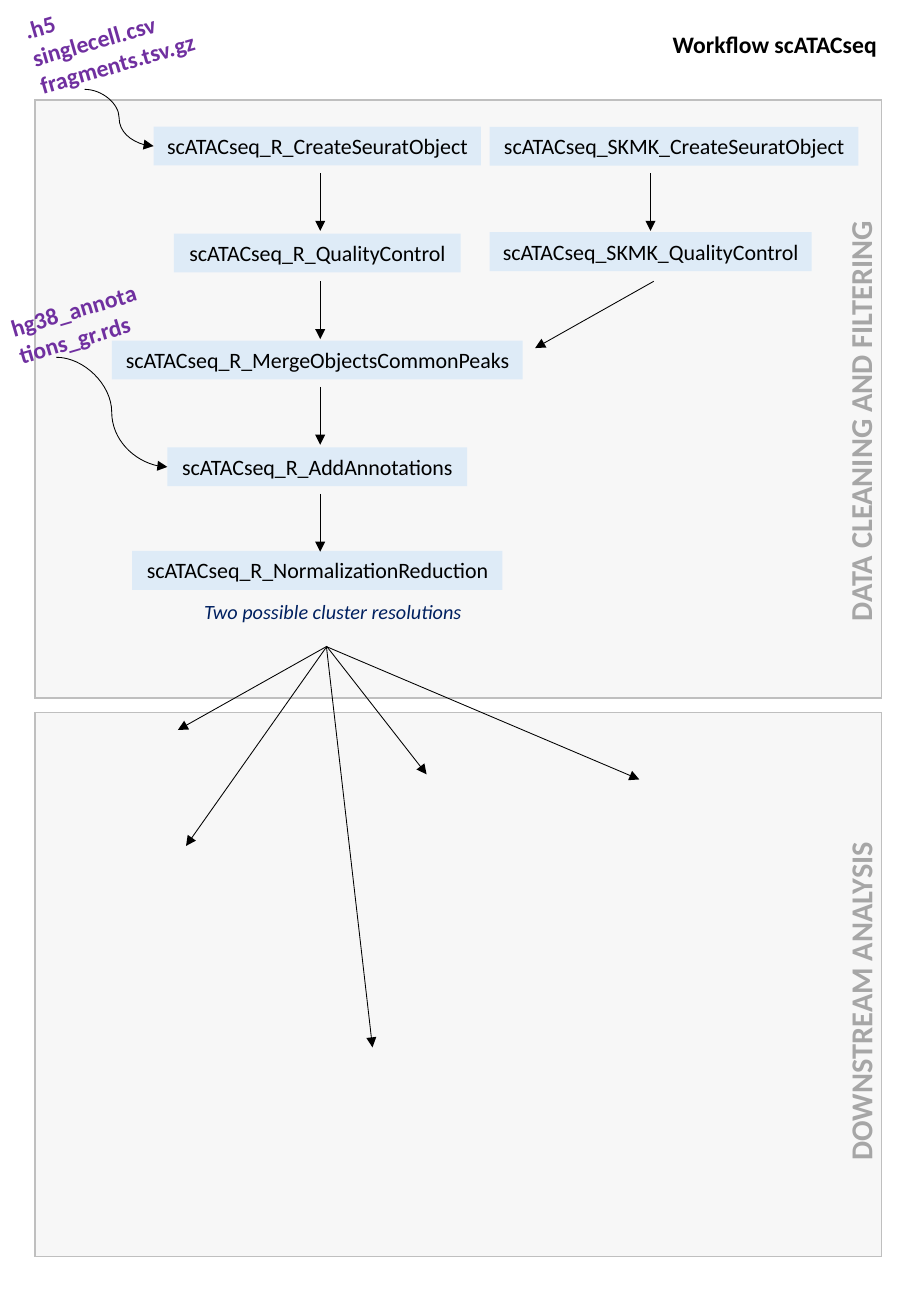
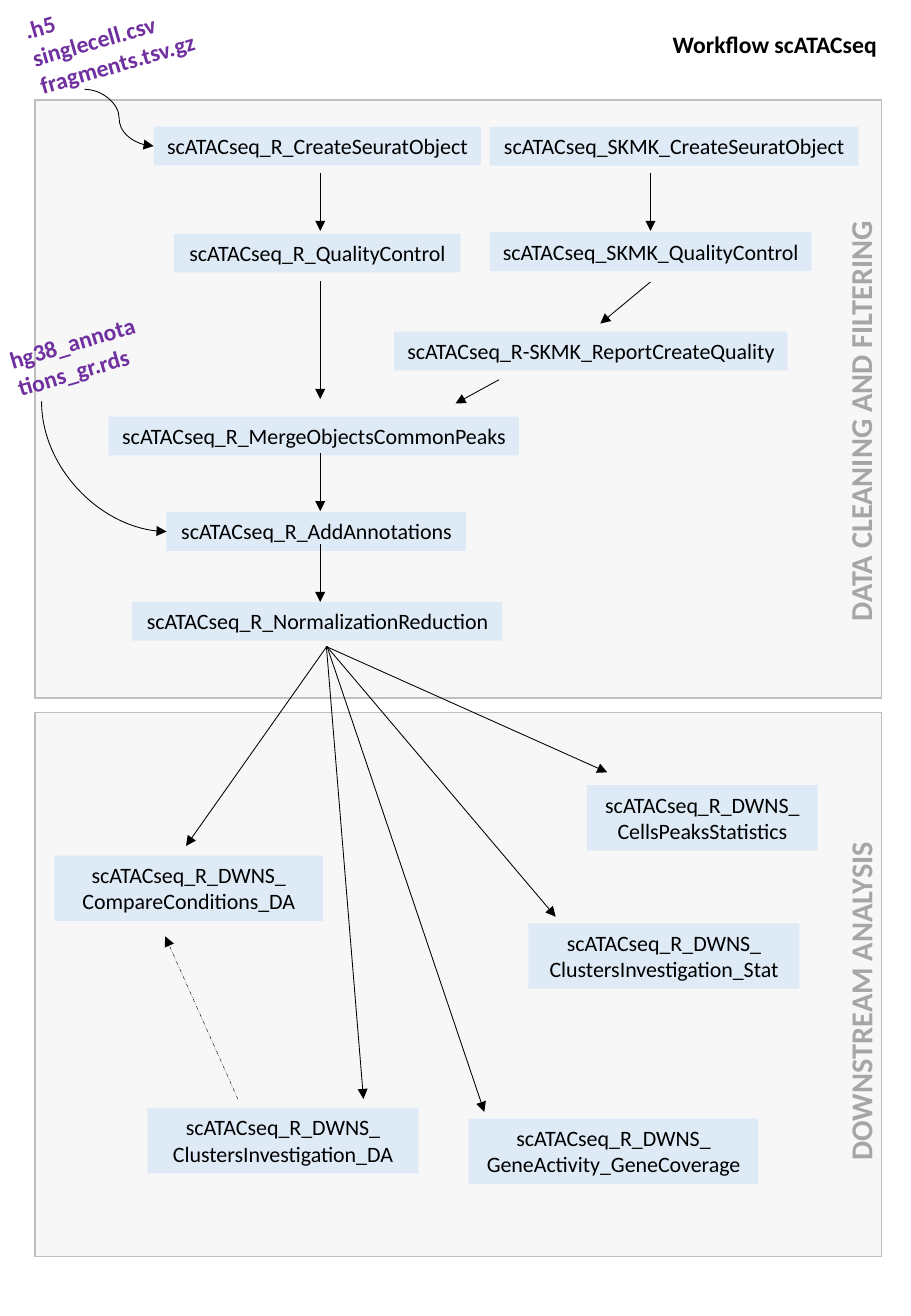
Before and after one commit to LaetitiaRacine/Git_Differentiation_Metabolism, a slide deck: slide 2 of README_workflow.pptx (slide 1 before the commit). Drawn at 911x1316 pixels with LibreOffice and Linux fonts; fonts in the diff are those of the drawing. Boxes give left, top, right and bottom in pixels: in the first picture for what was removed or moved away, otherwise in the second. Text is boxed around its words. In the diff, an @@ line names an element or a change of style, - is before the commit and + after.

Commit message:
UPDATE README and README_worflow
All analyses described (scRNAseq, scATACseq, bulkATACseq, compare scATACseq and bulkATACseq).

```diff
--- a/README_workflow.pptx
+++ b/README_workflow.pptx
@@ arrow moved from (321, 282) - (321, 339) to (321, 282) - (321, 398) @@
@@ arrow moved from (653, 282) - (536, 349) to (651, 282) - (600, 323) @@
@@ text "hg38_annotations_gr.rds" rewrapped from (80,319,123,350) to (13,340,131,383) @@
@@ rectangle added at (394,332,787,370), fill #DEEBF7, 13 pt, text #000000 @@
+scATACseq_R-SKMK_ReportCreateQuality
@@ arrow added from (499, 380) to (456, 403), #000000 0.5 pt @@
@@ curved arrow moved from (56, 357) - (168, 466) to (41, 402) - (166, 532) @@
@@ rectangle "scATACseq_R_MergeObjectsCommonPeaks": place and size @@
-rectangle "scATACseq_R_MergeObjectsCommonPeaks" at (112,340,522,379)
+rectangle "scATACseq_R_MergeObjectsCommonPeaks" at (108,417,519,456)
@@ arrow moved from (321, 387) - (321, 445) to (321, 453) - (321, 511) @@
@@ rectangle "scATACseq_R_AddAnnotations": place and size @@
-rectangle "scATACseq_R_AddAnnotations" at (168,447,468,486)
+rectangle "scATACseq_R_AddAnnotations" at (166,513,466,551)
@@ arrow moved from (321, 494) - (321, 551) to (321, 544) - (321, 602) @@
@@ rectangle "scATACseq_R_NormalizationReduction": place and size @@
-rectangle "scATACseq_R_NormalizationReduction" at (132,551,503,590)
+rectangle "scATACseq_R_NormalizationReduction" at (132,602,503,641)
@@ text removed at (204,605,462,623) @@
-Two possible cluster resolutions
@@ arrow moved from (327, 646) - (639, 780) to (327, 646) - (607, 773) @@
@@ arrow moved from (327, 646) - (373, 1047) to (327, 646) - (363, 1099) @@
@@ arrow moved from (327, 646) - (426, 774) to (327, 646) - (555, 917) @@
@@ arrow moved from (327, 646) - (177, 730) to (327, 646) - (485, 1111) @@
@@ rectangle added at (587,785,817,850), fill #DEEBF7, 13 pt, text #000000 @@
+scATACseq_R_DWNS_
+CellsPeaksStatistics
@@ rectangle added at (55,855,323,921), fill #DEEBF7, 13 pt, text #000000 @@
+scATACseq_R_DWNS_
+CompareConditions_DA
@@ rectangle added at (528,923,799,989), fill #DEEBF7, 13 pt, text #000000 @@
+scATACseq_R_DWNS_
+ClustersInvestigation_Stat
@@ arrow added from (238, 1099) to (165, 937), #000000 0.25 pt dashed @@
@@ rectangle added at (147,1108,418,1173), fill #DEEBF7, 13 pt, text #000000 @@
+scATACseq_R_DWNS_
+ClustersInvestigation_DA
@@ rectangle added at (469,1119,758,1184), fill #DEEBF7, 13 pt, text #000000 @@
+scATACseq_R_DWNS_
+GeneActivity_GeneCoverage
```
Also in this commit, not shown: 2 slides added, 1 other file.
